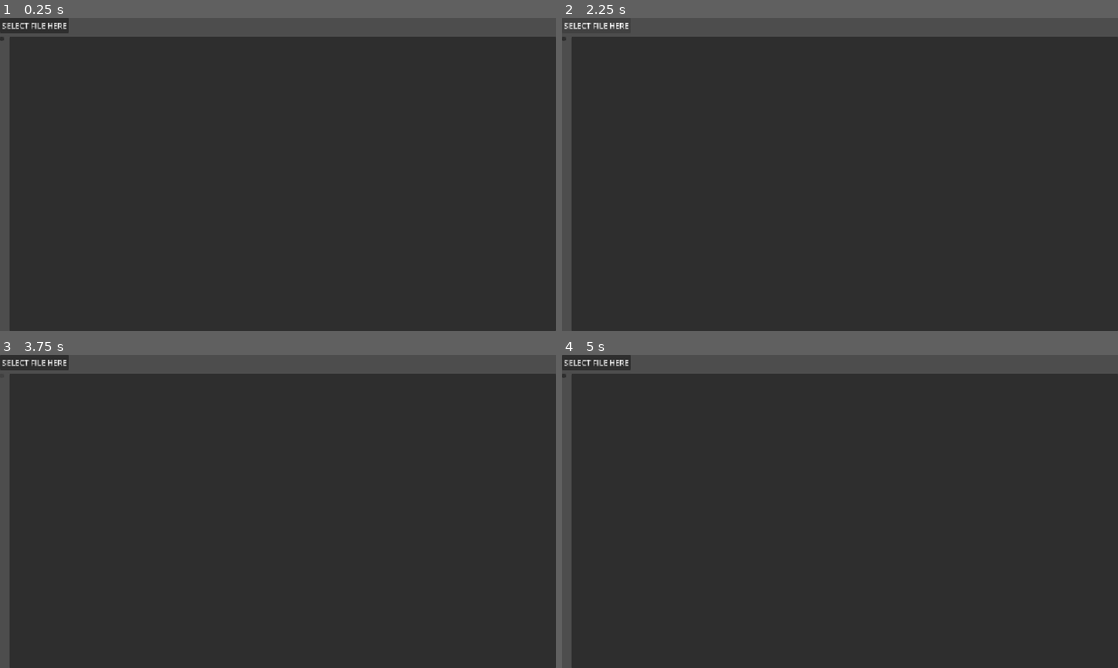
Above: before the commit, frames 1-4 (two rows, left to right).
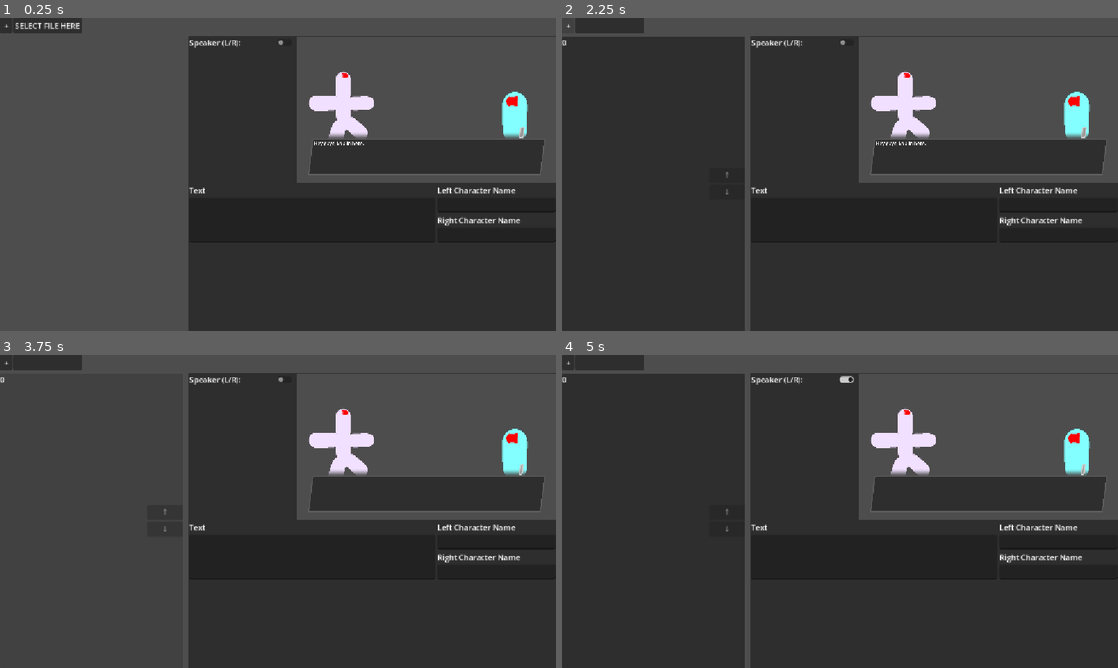
Above: after the commit, the same moments.

Repository: Kaplin86/Router-Rebellion
Game: Godot game, scene res://tools/dialogueHelper/dialogueHelperScene.tscn
The game is run twice, just before and just after one commit, with the same random seed, the same clock (stepped at 60 frames per second) and the same inputs. This scene is started directly instead of the project's main scene.
Inputs (mouse positions are in pixels of both pictures, inside the frame that each line leads up to; where the layout moved, square brackets give the same spot in the first picture):
- Up to frame 1 (0.25 s): no input
- Up to frame 2 (2.25 s): click "SELECT FILE HERE" at 0.5 s; click (562, 39) at 1.25 s, where only the run before the commit has a clickable "Example dialogue that is ther…"; click (567, 24) at 2 s, where only the run after the commit has a clickable "+"
- Up to frame 3 (3.75 s): click (50, 361) [33, 361] at 2.75 s; click "Example dialogue that is ther…" (after the commit: "0") at 3.5 s
- Up to frame 4 (5 s): click (828, 380) at 4.27 s

The runs differ from the first frame. In frame 1, 48% of the frame differs, in the area x 0-100%, y 0-100%; in frame 2, 21%; in frame 3, 19%; in frame 4, 21%.
Error before the commit: Invalid call. Nonexistent function 'get_base_control' in base 'EditorInterface'. (res://tools/dialogueHelper/dialogue_helper_scene.gd:27)
Error after the commit: Invalid call. Nonexistent function 'get_base_control' in base 'EditorInterface'. (res://tools/dialogueHelper/dialogue_helper_scene.gd:50)

Commit message:
dialogues are selectable and editable

Diff:
--- /dev/null
+++ b/data/dialogue/example2.tres
@@ -0,0 +1,7 @@
+[gd_resource type="Resource" script_class="DialogueHolder" format=3 uid="uid://bywoprhngrgco"]
+
+[ext_resource type="Script" uid="uid://bmbfmafnxrlgs" path="res://tools/dialogueHelper/resources/dialogueHolder.gd" id="1_k80ac"]
+
+[resource]
+script = ExtResource("1_k80ac")
+metadata/_custom_type_script = "uid://bmbfmafnxrlgs"
--- a/data/dialogue/exampleEmpty.tres
+++ b/data/dialogue/exampleEmpty.tres
@@ -1,6 +1,5 @@
 [gd_resource type="Resource" script_class="DialogueHolder" format=3 uid="uid://dqtu7xsemj8gf"]
 
-[ext_resource type="Script" uid="uid://corvyols1rae7" path="res://tools/dialogueHelper/resources/dialogueChunk.gd" id="1_fu1y3"]
 [ext_resource type="Script" uid="uid://bmbfmafnxrlgs" path="res://tools/dialogueHelper/resources/dialogueHolder.gd" id="2_h8rbv"]
 
 [resource]
--- a/scripts/dialogueUI.gd
+++ b/scripts/dialogueUI.gd
@@ -1,3 +1,4 @@
+@tool
 extends Control
 
 @export var textNode : RichTextLabel
@@ -16,19 +17,14 @@
 
 var lastSpeaker = ""
 
-func _ready():
-	await doDialogue("Hi! I am capsule construct! reporting for duty!",leftCharacter,leftCharacter,rightCharacter)
-	await doDialogue("wHAT A GOOD DAY IT IS TO BE A CAPSULE CONSTRUCT!",leftCharacter,leftCharacter,rightCharacter)
-	await doDialogue("Ok twin.",rightCharacter,leftCharacter,rightCharacter)
-	await doDialogue("I dont wanna hear it!!! you silly single-capsule creature!!",leftCharacter,leftCharacter,rightCharacter)
-	await doDialogue("Maybe we shouldn't judge a person by their form, but rather by their nature on the inside!!!",rightCharacter,leftCharacter,rightCharacter)
-	await doDialogue("How fun, am i right or am i right?",rightCharacter,leftCharacter,rightCharacter)
+
 
 func _process(delta):
-	if Input.is_action_just_pressed("continue_text"):
-		emit_signal("continuPressed")
+	if !Engine.is_editor_hint():
+		if Input.is_action_just_pressed("continue_text"):
+			emit_signal("continuPressed")
 
-	doBounce(delta)
+		doBounce(delta)
 
 func doBounce(delta):
 	if bounceTarget:
@@ -48,32 +44,37 @@
 
 	bounceTarget = node
 
-func doDialogue(text : String = "", speaker : String = "Nobody", leftChar = null, rightChar = null):
-	if leftChar != leftCharacter:
+func doDialogue(dialogue : dialogueChunk):
+	if dialogue.leftCharName != leftCharacter:
 		# set the model
 		pass
-	if rightChar != rightChar:
+	if dialogue.rightCharName != rightCharacter:
 		# set the model
 		pass
 
-	leftCharacter = leftChar
-	rightCharacter = rightChar
+	leftCharacter = dialogue.leftCharName
+	rightCharacter = dialogue.rightCharName
 
 	var moveBox = false
 
-	if lastSpeaker != speaker:
+	var speakerName
+	match dialogue.speakingChar:
+		0: speakerName = leftCharacter
+		1: speakerName = rightCharacter
+
+	if lastSpeaker != speakerName:
 		moveBox = true
-		lastSpeaker = speaker
-		if rightChar == speaker:
+		lastSpeaker = speakerName
+		if dialogue.speakingChar == 1:
 			bounce(rightCharNode)
 		else:
 			bounce(leftCharNode)
 
 	# set text
-	nameNode.text = "[i]" + speaker + "[/i]"
+	nameNode.text = "[i]" + speakerName + "[/i]"
 	nameNode.reset_size()
 
-	textNode.text = text
+	textNode.text = dialogue.text
 	textNode.visible_ratio = 0.0
 
 
@@ -84,7 +85,7 @@
 		var newTween = create_tween()
 		newTween.set_ease(Tween.EASE_OUT)
 		newTween.set_trans(Tween.TRANS_QUINT)
-		if rightChar == speaker:
+		if dialogue.speakingChar == 1:
 			newTween.tween_property(nameNode,"global_position",Vector2(1083.0 - nameNode.size.x,401),0.5)
 
 			#nameNode.grow_horizontal = Control.GROW_DIRECTION_BEGIN
@@ -93,7 +94,7 @@
 
 			#nameNode.grow_horizontal = Control.GROW_DIRECTION_END
 
-	for I in text:
+	for I in dialogue.text:
 		textNode.visible_characters += 1
 		if I in [".",",","?","!",":"]:
 			await get_tree().create_timer(0.1).timeout
--- a/tools/dialogueHelper/dialogueHelperScene.tscn
+++ b/tools/dialogueHelper/dialogueHelperScene.tscn
@@ -1,9 +1,28 @@
 [gd_scene format=3 uid="uid://me5k8u6qy6j"]
 
 [ext_resource type="Script" uid="uid://dx4jcrm6cfvww" path="res://tools/dialogueHelper/dialogue_helper_scene.gd" id="1_j72v4"]
-[ext_resource type="PackedScene" uid="uid://b03lbdmrx140p" path="res://tools/dialogueHelper/dialogueMinibutton.tscn" id="2_iynkx"]
+[ext_resource type="PackedScene" uid="uid://bm2q7d15mijkl" path="res://scenes/uiElements/dialogue.tscn" id="3_2le3c"]
 
-[node name="DialogueHelperScene" type="Control" unique_id=1148897049]
+[sub_resource type="StyleBoxFlat" id="StyleBoxFlat_iynkx"]
+content_margin_left = 0.0
+content_margin_top = 0.0
+content_margin_right = 0.0
+content_margin_bottom = 0.0
+bg_color = Color(0.1, 0.1, 0.1, 0.6)
+corner_radius_top_left = 3
+corner_radius_top_right = 3
+corner_radius_bottom_right = 3
+corner_radius_bottom_left = 3
+corner_detail = 5
+expand_margin_left = 2.0
+expand_margin_top = 2.0
+expand_margin_right = 2.0
+expand_margin_bottom = 2.0
+
+[sub_resource type="ViewportTexture" id="ViewportTexture_2le3c"]
+viewport_path = NodePath("Overarching/HSplitContainer/Panel/VBoxContainer/Container/TextureRect/SubViewport")
+
+[node name="DialogueHelperScene" type="Control" unique_id=1148897049 node_paths=PackedStringArray("DialogueButtonContainer", "dialoguePlayer", "textBox", "leftName", "rightName", "speakingSide")]
 layout_mode = 3
 anchors_preset = 15
 anchor_right = 1.0
@@ -11,6 +30,12 @@
 grow_horizontal = 2
 grow_vertical = 2
 script = ExtResource("1_j72v4")
+DialogueButtonContainer = NodePath("Overarching/HSplitContainer/ScrollContainer/VBoxContainer")
+dialoguePlayer = NodePath("Overarching/HSplitContainer/Panel/VBoxContainer/Container/TextureRect/SubViewport/Control")
+textBox = NodePath("Overarching/HSplitContainer/Panel/VBoxContainer/CenterContainer/Control/DialogueText")
+leftName = NodePath("Overarching/HSplitContainer/Panel/VBoxContainer/CenterContainer/Control2/LeftName")
+rightName = NodePath("Overarching/HSplitContainer/Panel/VBoxContainer/CenterContainer/Control2/RightName")
+speakingSide = NodePath("Overarching/HSplitContainer/Panel/VBoxContainer/Container/Misc/Speaker/CheckButton")
 
 [node name="Overarching" type="VBoxContainer" parent="." unique_id=1586515563]
 layout_mode = 1
@@ -24,23 +49,125 @@
 custom_minimum_size = Vector2(0, 35.145)
 layout_mode = 2
 
-[node name="Button" type="Button" parent="Overarching/FileSelect" unique_id=1136717861]
+[node name="Select" type="Button" parent="Overarching/FileSelect" unique_id=1136717861]
 layout_mode = 0
-offset_right = 143.0
+offset_left = 27.0
+offset_right = 170.0
 offset_bottom = 31.0
 text = "SELECT FILE HERE"
+
+[node name="AddEmpty" type="Button" parent="Overarching/FileSelect" unique_id=1623279325]
+layout_mode = 0
+offset_right = 8.0
+offset_bottom = 8.0
+text = " + "
 
 [node name="HSplitContainer" type="HSplitContainer" parent="Overarching" unique_id=188940480]
 layout_mode = 2
 size_flags_vertical = 3
+split_offsets = PackedInt32Array(2)
+split_offset = 2
 
-[node name="VBoxContainer" type="VBoxContainer" parent="Overarching/HSplitContainer" unique_id=685689916]
+[node name="ScrollContainer" type="ScrollContainer" parent="Overarching/HSplitContainer" unique_id=492740914]
 layout_mode = 2
+size_flags_horizontal = 3
 
-[node name="DialogueMinibutton" parent="Overarching/HSplitContainer/VBoxContainer" unique_id=273087641 instance=ExtResource("2_iynkx")]
+[node name="VBoxContainer" type="VBoxContainer" parent="Overarching/HSplitContainer/ScrollContainer" unique_id=685689916]
 layout_mode = 2
+size_flags_horizontal = 3
+size_flags_vertical = 3
 
 [node name="Panel" type="Panel" parent="Overarching/HSplitContainer" unique_id=1182020892]
 layout_mode = 2
+size_flags_horizontal = 3
+size_flags_stretch_ratio = 2.0
+theme_override_styles/panel = SubResource("StyleBoxFlat_iynkx")
 
-[connection signal="pressed" from="Overarching/FileSelect/Button" to="." method="_on_button_pressed"]
+[node name="VBoxContainer" type="VBoxContainer" parent="Overarching/HSplitContainer/Panel" unique_id=1431405272]
+layout_mode = 1
+anchors_preset = 15
+anchor_right = 1.0
+anchor_bottom = 1.0
+grow_horizontal = 2
+grow_vertical = 2
+
+[node name="Container" type="HBoxContainer" parent="Overarching/HSplitContainer/Panel/VBoxContainer" unique_id=878294587]
+layout_mode = 2
+size_flags_vertical = 3
+
+[node name="Misc" type="VBoxContainer" parent="Overarching/HSplitContainer/Panel/VBoxContainer/Container" unique_id=1656023807]
+layout_mode = 2
+size_flags_horizontal = 3
+
+[node name="Speaker" type="HBoxContainer" parent="Overarching/HSplitContainer/Panel/VBoxContainer/Container/Misc" unique_id=352967654]
+layout_mode = 2
+
+[node name="Label" type="Label" parent="Overarching/HSplitContainer/Panel/VBoxContainer/Container/Misc/Speaker" unique_id=1911365512]
+layout_mode = 2
+size_flags_horizontal = 3
+text = "Speaker (L/R):"
+
+[node name="CheckButton" type="CheckButton" parent="Overarching/HSplitContainer/Panel/VBoxContainer/Container/Misc/Speaker" unique_id=1135537580]
+layout_mode = 2
+size_flags_horizontal = 3
+
+[node name="TextureRect" type="TextureRect" parent="Overarching/HSplitContainer/Panel/VBoxContainer/Container" unique_id=893655193]
+layout_mode = 2
+size_flags_horizontal = 3
+size_flags_vertical = 3
+texture = SubResource("ViewportTexture_2le3c")
+expand_mode = 3
+stretch_mode = 4
+
+[node name="SubViewport" type="SubViewport" parent="Overarching/HSplitContainer/Panel/VBoxContainer/Container/TextureRect" unique_id=108149778]
+handle_input_locally = false
+size = Vector2i(1152, 648)
+render_target_update_mode = 4
+
+[node name="Control" parent="Overarching/HSplitContainer/Panel/VBoxContainer/Container/TextureRect/SubViewport" unique_id=692554453 instance=ExtResource("3_2le3c")]
+metadata/_edit_use_anchors_ = true
+
+[node name="CenterContainer" type="HFlowContainer" parent="Overarching/HSplitContainer/Panel/VBoxContainer" unique_id=682145299]
+layout_mode = 2
+size_flags_vertical = 3
+
+[node name="Control" type="VBoxContainer" parent="Overarching/HSplitContainer/Panel/VBoxContainer/CenterContainer" unique_id=1295550918]
+layout_mode = 2
+size_flags_horizontal = 3
+size_flags_stretch_ratio = 6.4
+
+[node name="Label" type="Label" parent="Overarching/HSplitContainer/Panel/VBoxContainer/CenterContainer/Control" unique_id=1917785457]
+layout_mode = 2
+text = "Text"
+
+[node name="DialogueText" type="TextEdit" parent="Overarching/HSplitContainer/Panel/VBoxContainer/CenterContainer/Control" unique_id=301636132]
+layout_mode = 2
+size_flags_vertical = 3
+wrap_mode = 1
+
+[node name="Control2" type="VBoxContainer" parent="Overarching/HSplitContainer/Panel/VBoxContainer/CenterContainer" unique_id=944615037]
+layout_mode = 2
+size_flags_horizontal = 3
+
+[node name="Label1" type="Label" parent="Overarching/HSplitContainer/Panel/VBoxContainer/CenterContainer/Control2" unique_id=571921735]
+layout_mode = 2
+text = "Left Character Name"
+
+[node name="LeftName" type="LineEdit" parent="Overarching/HSplitContainer/Panel/VBoxContainer/CenterContainer/Control2" unique_id=984954963]
+layout_mode = 2
+size_flags_vertical = 3
+
+[node name="Label2" type="Label" parent="Overarching/HSplitContainer/Panel/VBoxContainer/CenterContainer/Control2" unique_id=1348975582]
+layout_mode = 2
+text = "Right Character Name"
+
+[node name="RightName" type="LineEdit" parent="Overarching/HSplitContainer/Panel/VBoxContainer/CenterContainer/Control2" unique_id=91800454]
+layout_mode = 2
+size_flags_vertical = 3
+
+[connection signal="pressed" from="Overarching/FileSelect/Select" to="." method="_on_button_pressed"]
+[connection signal="pressed" from="Overarching/FileSelect/AddEmpty" to="." method="_on_add_empty_pressed"]
+[connection signal="pressed" from="Overarching/HSplitContainer/Panel/VBoxContainer/Container/Misc/Speaker/CheckButton" to="." method="on_any_change"]
+[connection signal="text_changed" from="Overarching/HSplitContainer/Panel/VBoxContainer/CenterContainer/Control/DialogueText" to="." method="on_any_change"]
+[connection signal="text_changed" from="Overarching/HSplitContainer/Panel/VBoxContainer/CenterContainer/Control2/LeftName" to="." method="on_any_change"]
+[connection signal="text_changed" from="Overarching/HSplitContainer/Panel/VBoxContainer/CenterContainer/Control2/RightName" to="." method="on_any_change"]
--- a/tools/dialogueHelper/dialogueMinibutton.tscn
+++ b/tools/dialogueHelper/dialogueMinibutton.tscn
@@ -1,25 +1,45 @@
 [gd_scene format=3 uid="uid://b03lbdmrx140p"]
 
 [node name="DialogueMinibutton" type="Button" unique_id=273087641]
+custom_minimum_size = Vector2(0, 64)
 anchors_preset = -1
 anchor_right = 0.15104167
 anchor_bottom = 0.1095679
 grow_horizontal = 2
 grow_vertical = 2
+size_flags_vertical = 3
 metadata/_edit_use_anchors_ = true
 
-[node name="Text" type="Label" parent="." unique_id=986748271]
+[node name="HBoxContainer" type="HBoxContainer" parent="." unique_id=1221497735]
 layout_mode = 1
 anchors_preset = 15
 anchor_right = 1.0
 anchor_bottom = 1.0
 grow_horizontal = 2
 grow_vertical = 2
+
+[node name="Text" type="Label" parent="HBoxContainer" unique_id=986748271]
+layout_mode = 2
+size_flags_horizontal = 3
 text = "Example dialogue that is there to indicate whats being said!"
 vertical_alignment = 1
 clip_text = true
 text_overrun_behavior = 3
 
+[node name="VBoxContainer" type="VBoxContainer" parent="HBoxContainer" unique_id=1068641555]
+layout_mode = 2
+size_flags_horizontal = 3
+size_flags_stretch_ratio = 0.25
+alignment = 1
+
+[node name="Up" type="Button" parent="HBoxContainer/VBoxContainer" unique_id=1037005138]
+layout_mode = 2
+text = "↑"
+
+[node name="Down" type="Button" parent="HBoxContainer/VBoxContainer" unique_id=1330783845]
+layout_mode = 2
+text = "↓"
+
 [node name="Number" type="Label" parent="." unique_id=2093563658]
 layout_mode = 0
 offset_right = 40.0
--- a/tools/dialogueHelper/dialogue_helper_scene.gd
+++ b/tools/dialogueHelper/dialogue_helper_scene.gd
@@ -2,22 +2,45 @@
 extends Control
 
 var current : DialogueHolder
+var currentChunk : dialogueChunk
 var path : String
 
 var buttonScene = preload("res://tools/dialogueHelper/dialogueMinibutton.tscn")
 
 @export var DialogueButtonContainer : Control
+@export var dialoguePlayer : Control
 
-func loadDialogue():
-	$Overarching/FileSelect/Button.text = path
+@export var textBox : TextEdit
+@export var leftName : LineEdit
+@export var rightName : LineEdit
+@export var speakingSide : CheckButton
 
-	for I in current.dialogue.keys():
-		if current.dialogue[I] == dialogueChunk:
+func _ready():
+	current = DialogueHolder.new()
 
-			var newButton = buttonScene.instantiate()
+func loadDialogueButtons():
+	$Overarching/FileSelect/Select.text = path
+
+	for I in DialogueButtonContainer.get_children():
+		I.queue_free()
+
+	var index = -1
+	for I in current.dialogue:
+		index += 1
+		if I is dialogueChunk:
+
+			var newButton : Button = buttonScene.instantiate()
 			DialogueButtonContainer.add_child(newButton)
 			newButton.find_child("Text",true).text = I.text
-			DialogueButtonContainer.add_child(newButton)
+			newButton.find_child("Number",true).text = str(index)
+			newButton.pressed.connect(displayChunk.bind(I))
+			newButton.find_child("Up",true).pressed.connect(moveChunkUp.bind(I))
+			newButton.find_child("Down",true).pressed.connect(moveChunkDown.bind(I))
+
+			if index == 0:
+				newButton.find_child("Up",true).disabled = true
+			if index == current.dialogue.size() - 1:
+				newButton.find_child("Down",true).disabled = true
 
 
 
@@ -32,8 +55,63 @@
 		resource = load(temp)
 		if not resource is DialogueHolder:
 			resource = null
-		current = resource.duplicate(true)
+			current = DialogueHolder.new()
+		else:
+
+			current = DialogueHolder.new()
+			for I in resource.dialogue:
+				current.dialogue.append(I)
+	else:
+		resource = DialogueHolder.new()
 
 	path = temp
+	await get_tree().process_frame
+	var wind :Window = get_parent()
+	wind.grab_focus()
+	loadDialogueButtons()
 
-	loadDialogue()
+
+func _on_add_empty_pressed():
+	var newDIALOGUE = dialogueChunk.new()
+	current.dialogue.append(newDIALOGUE)
+	loadDialogueButtons()
+
+func moveChunkUp(chunk : dialogueChunk):
+	var index = current.dialogue.find(chunk)
+	var swapIndex = index - 1
+	var oldVal = current.dialogue.get(swapIndex)
+	current.dialogue.remove_at(swapIndex)
+	current.dialogue.insert(index,oldVal)
+
+	loadDialogueButtons()
+
+func moveChunkDown(chunk : dialogueChunk):
+	var index = current.dialogue.find(chunk)
+	var swapIndex = index + 1
+	var oldVal = current.dialogue.get(index)
+	current.dialogue.remove_at(index)
+	current.dialogue.insert(swapIndex,oldVal)
+	loadDialogueButtons()
+
+func displayChunk(chunk : dialogueChunk):
+	currentChunk = chunk
+
+	textBox.text = currentChunk.text
+	leftName.text = currentChunk.leftCharName
+	rightName.text = currentChunk.rightCharName
+	speakingSide.button_pressed = bool(currentChunk.speakingChar)
+
+	updateDisplay()
+
+func updateDisplay():
+	dialoguePlayer.doDialogue(currentChunk)
+
+
+func on_any_change(param = null, param2 = null, param3 = null):
+	currentChunk.text = textBox.text
+	currentChunk.leftCharName = leftName.text
+	currentChunk.rightCharName = rightName.text
+	currentChunk.speakingChar = int(speakingSide.button_pressed)
+
+	updateDisplay()
+	loadDialogueButtons()
--- a/tools/dialogueHelper/main.gd
+++ b/tools/dialogueHelper/main.gd
@@ -7,8 +7,7 @@
 func _run():
 
 	window = Window.new()
-	window.always_on_top = true
-	EditorInterface.popup_dialog(window,Rect2(300,300,1000,1000))
+	EditorInterface.popup_dialog(window,Rect2(300,300,1600,1000))
 
 	var scene = load("res://tools/dialogueHelper/dialogueHelperScene.tscn").instantiate()
 	window.add_child(scene)
--- a/tools/dialogueHelper/resources/dialogueChunk.gd
+++ b/tools/dialogueHelper/resources/dialogueChunk.gd
@@ -1,12 +1,12 @@
 extends Resource
 class_name dialogueChunk
 
-## A resource that stores one instance of dialogue
+## A resource that stores one instance of dialogue. Meant to be stored inside a DialogueHolder
 
 ## The text of the speaking character
 @export var text = ""
 ## The speaking character
-@export_enum("left","right") var speakingChar : int
+@export_enum("left","right") var speakingChar : int = 0
 ## Visual name of the left character
 @export var leftCharName = ""
 ## Visual name of the left character
@@ -16,6 +16,6 @@
 ## Animation name for left character
 @export var leftAnim : String = ""
 ## Filepath to the model of right character
-@export var rightCharModel : String
+@export var rightCharModel : String = ""
 ## Animation name for right character
 @export var rightAnim : String = ""
--- a/tools/dialogueHelper/resources/dialogueHolder.gd
+++ b/tools/dialogueHelper/resources/dialogueHolder.gd
@@ -1,4 +1,7 @@
 extends Resource
 class_name DialogueHolder
 
-@export var dialogue : Dictionary[int,Variant] = {}
+## A node for storing one dialogue instance (an instance referring to a chain that is not interrupted), alongside any additional data.
+
+## An array of dialogue.
+@export var dialogue : Array[dialogueChunk] = []
